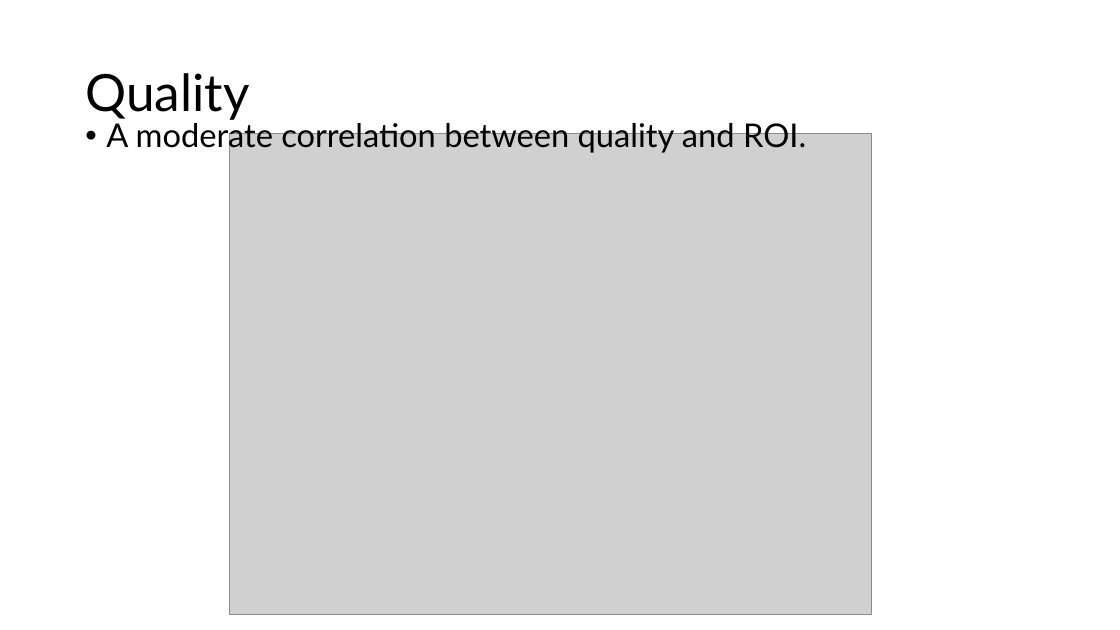
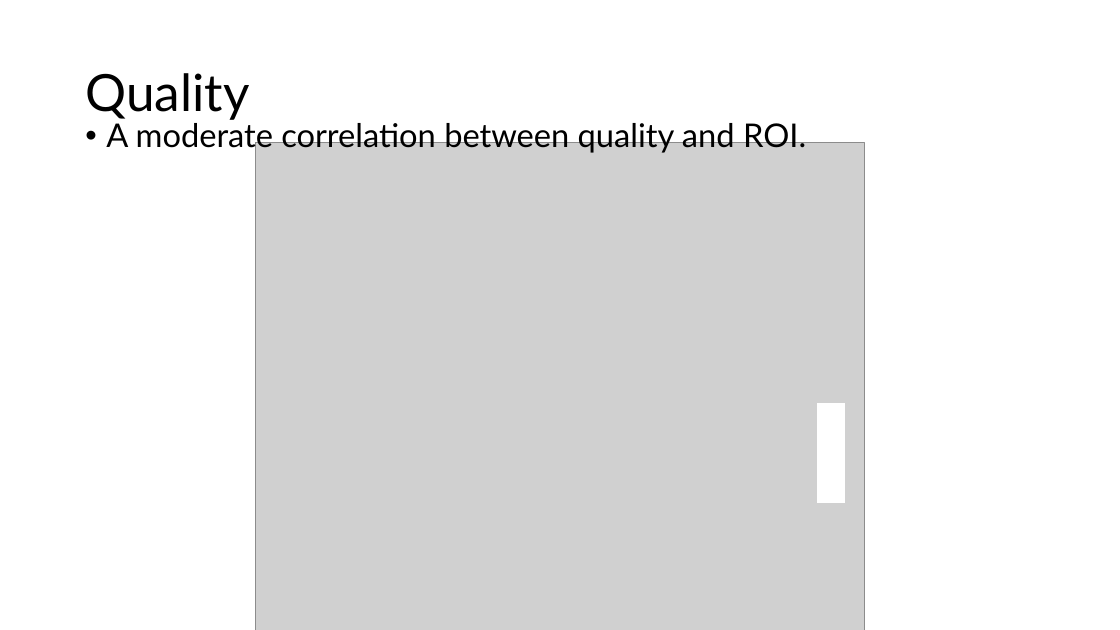
Before and after one commit to jgoett2/Phase-2-MovieProject, a slide deck: slide 8 of Presentation/Presentation.pptx (slide 7 before the commit). Drawn at 1120x630 pixels with LibreOffice and Linux fonts; fonts in the diff are those of the drawing; grey boxes stand for pictures. Boxes give left, top, right and bottom in pixels: in the first picture for what was removed or moved away, otherwise in the second. Text is boxed around its words. In the diff, an @@ line names an element or a change of style, - is before the commit and + after.

```diff
--- a/Presentation/Presentation.pptx
+++ b/Presentation/Presentation.pptx
@@ picture: place and size @@
-picture at <box>230,134,872,615</box>
+picture at <box>255,143,865,630</box>
@@ rectangle added at <box>818,404,844,502</box>, fill #FFFFFF, outline #FFFFFF 1.5 pt @@
```
Also in this commit, not shown: 4 other slides changed, 3 slides added, 2 slides removed.
